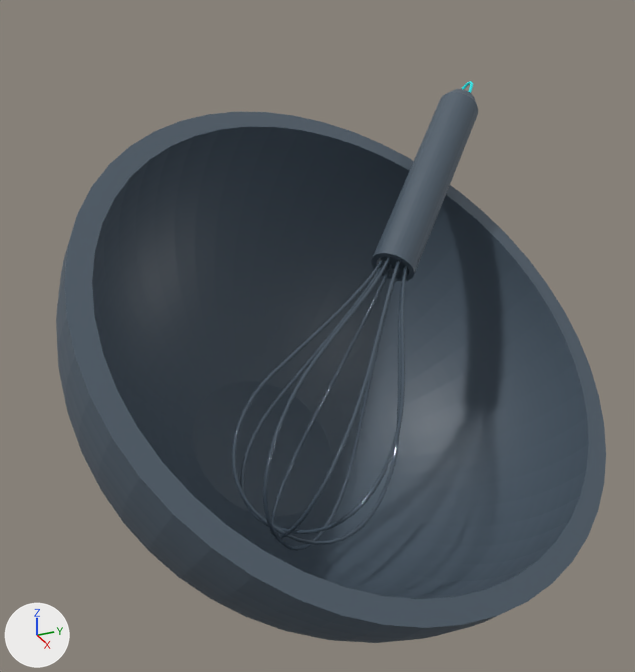
One commit to the glTF model public/models/mixer.glb: the scene before it, then after it.
Before and after are seen from a camera (50 mm lens) standing at (4.06, -1.93, 2.23) and looking at (0.01, -0.1, 0.21). The lights are fixed; the arrows at lower left show +X, +Y and +Z. Where no turn or scale is listed for an object, it has been applied to the vertices. Vertices at the same position are counted once.

Objects in the first picture: 'bowl', 'mixer'.
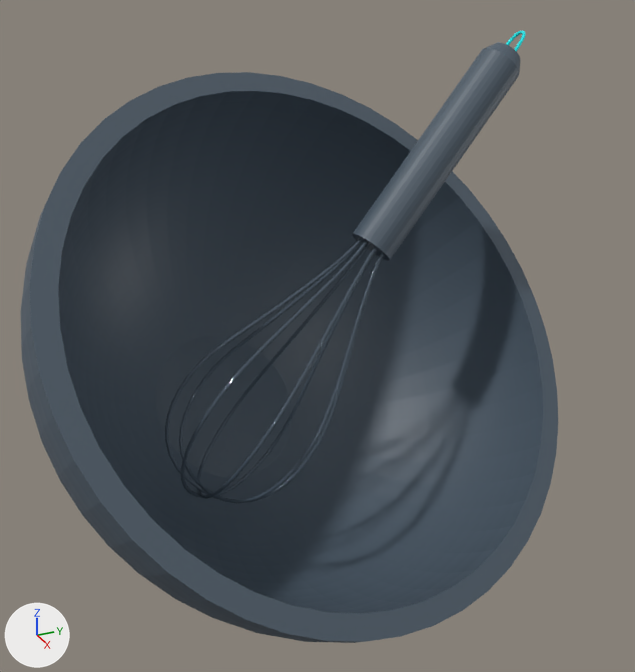
The change, as a diff of the scene's bpy script:
```diff
--- a/public/models/mixer.glb.py
+++ b/public/models/mixer.glb.py
@@ me_beziercurve_014 @@
 # used by ob_mixer; location = (0.448, -0.297, -0.21); rotation_euler = (-0.866, -0.519, 0.296), in degrees (-50, -30, 17)
-me_beziercurve_014.from_pydata(...)  # 3964 vertices, 7804 faces; spans x -0.43..0.42, y -0.43..0.43, z -0.54..2.75
+me_beziercurve_014.from_pydata(...)  # 5884 vertices, 11640 faces; spans x -1.34..0.93, y -1.81..1.36, z -1.47..2.23
+# me_beziercurve_014 part 1: the loose piece of 300 vertices spanning x -0.06..0.07, y -0.01..0.01, z 2.52..2.75 is multiplied about its middle by the matrix ((0.977, -0.144, 0.156), (0.146, 0.989, -0.001), (-0.154, 0.024, 0.988)), then moved by (0.22, -0.19, -0.52)
+# me_beziercurve_014 part 2: the loose piece of 160 vertices spanning x -0.13..0.14, y -0.13..0.13, z 1.2..2.59 is multiplied about its middle by the matrix ((0.977, -0.144, 0.156), (0.146, 0.989, -0.001), (-0.154, 0.024, 0.988)), then moved by (0.1, -0.19, -0.51)
+# me_beziercurve_014 part 3: the loose piece of 876 vertices spanning x -0.43..0.42, y -0.13..0.13, z -0.52..1.5 is multiplied about its middle by the matrix ((0.977, -0.144, 0.156), (0.146, 0.989, -0.001), (-0.154, 0.024, 0.988)), then moved by (-0.12, -0.18, -0.49)
+# me_beziercurve_014 part 4: the loose piece of 876 vertices spanning x -0.41..0.4, y -0.19..0.18, z -0.48..1.53 is multiplied about its middle by the matrix ((0.488, -0.859, 0.156), (0.869, 0.494, -0.001), (-0.076, 0.136, 0.988)), then moved by (-0.11, -0.19, -0.51)
+# me_beziercurve_014 part 5: a new loose piece of 1920 vertices spanning x -1.34..0.93, y -1.81..1.36, z -1.47..1.58, in mat_base (dark blue #4e5c69)
+# me_beziercurve_014 part 6: 2 vertices moved within x -0.02..0.09, y -0.15..-0.12, z 0.81..0.95; 1746 vertices removed from x -0.23..0.23, y -0.43..0.43, z -0.54..1.52; 1746 vertices added at x -0.58..0.19, y -0.53..0.17, z -1.02..1.04
 me_beziercurve_014.materials.append(mat_material)
@@ ob_bowl @@
-ob_bowl = bpy.data.objects.new('bowl', me_sphere_003)
-ob_bowl.location = (-0.003, 0.0, -0.002)
@@ ob_mixer @@
 ob_mixer = bpy.data.objects.new('mixer', me_beziercurve_014)
-ob_mixer.location = (0.448, -0.297, -0.21)
-ob_mixer.rotation_euler = (-0.866, -0.519, 0.296)  # degrees (-50, -30, 17)
+ob_mixer.location = (0.0, 0.0, 0.0)
+ob_mixer.rotation_euler = (-0.77, -0.318, 0.0628)  # degrees (-44, -18, 3.6)
```

Boxes [x1, y1, x2, y2] around the edits, measured in the pictures (635 x 672 px; the box of a moved part takes in the faces that stretch with it):
'mixer', reshaped, moved, turned
    before: [232, 81, 478, 551]
    after: [21, 30, 558, 643]
'bowl', deleted (blue)
    before: [56, 112, 606, 643]
part 1 of me_beziercurve_014, moved or reshaped
    before: [461, 81, 473, 93]
    after: [506, 30, 526, 52]
part 2 of me_beziercurve_014, moved or reshaped
    before: [371, 89, 478, 281]
    after: [352, 42, 520, 261]
part 3 of me_beziercurve_014, moved or reshaped
    before: [270, 260, 401, 540]
    after: [196, 242, 377, 499]
part 4 of me_beziercurve_014, moved or reshaped
    before: [240, 259, 408, 534]
    after: [165, 238, 385, 502]
part 5 of me_beziercurve_014, added (blue)
    after: [21, 72, 558, 643]
part 6 of me_beziercurve_014, moved or reshaped
    before: [232, 257, 409, 551]
    after: [179, 239, 384, 503]
